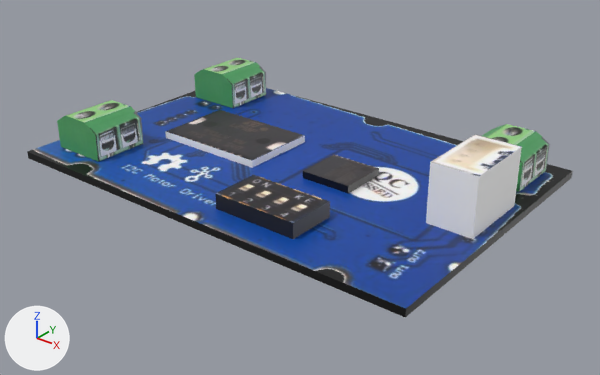
Renders of the COLLADA model jetduinobot_description/meshes/grove_motor/grove_motor.dae from each side of a commit.
Both versions are drawn from a 50 mm lens placed at (0.634, -0.778, 0.452), pointed at (0.025, -0.016, -0.02). The lights are fixed; the arrows at lower left show +X, +Y and +Z. Where no turn or scale is listed for an object, it has been applied to the vertices.

The older version as bpy lines, for what is in view:
```python
ob_cube = bpy.data.objects.new('Cube', me_cube)
ob_cube.location = (0.0, 0.0, 0.0)
ob_cube_002 = bpy.data.objects.new('Cube_002', me_cube_002)
ob_cube_002.location = (-0.2354, 0.1338, 0.0309)
ob_cube_002.scale = (0.04, 0.0391, 0.025)
ob_cube_003 = bpy.data.objects.new('Cube_003', me_cube_003)
ob_cube_003.location = (-0.2368, -0.1235, 0.0309)
ob_cube_003.scale = (0.04, 0.0391, 0.025)
ob_cube_005 = bpy.data.objects.new('Cube_005', me_cube_005)
ob_cube_005.location = (0.078, -0.0002, 0.0098)
# also in view: 'Cube_001' at (0.234, 0.137, 0.031); 'Cube_006' at (0.075, -0.13, 0.015); 'Cube_004' at (-0.108, 0.005, 0.01); 'Cube_007' at (0.256, 0.011, 0.043)
```
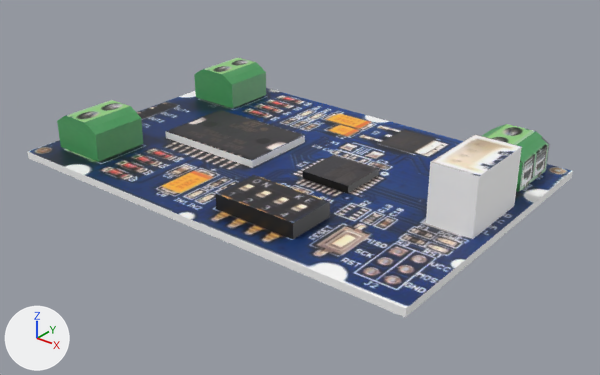
Commit message: fixed a minor issue with the grove motor mesh.

Boxes (x1, y1, x2, y2) around the edits, measured in the pictures (600 x 375 px):
'Cube', surface changed
    both: (27, 88, 573, 317)
'Cube_003', turned
    both: (57, 100, 143, 162)
'Cube_002', turned
    both: (194, 58, 266, 108)

What changed in the scene script:
```text
Change mat_motor_top_001:
    mat_motor_top_001.texture: img_grove_motor_bottom_png -> img_grove_motor_top_png_002
Change ob_cube_003:
    ob_cube_003.rotation_euler: (0.0, 0.0, 0.0) -> (0.0, 0.0, -3.142)  # degrees (0, 0, 0) -> degrees (0, 0, -180)
Change ob_cube_002:
    ob_cube_002.rotation_euler: (0.0, 0.0, 0.0) -> (0.0, 0.0, -3.142)  # degrees (0, 0, 0) -> degrees (0, 0, -180)
```
